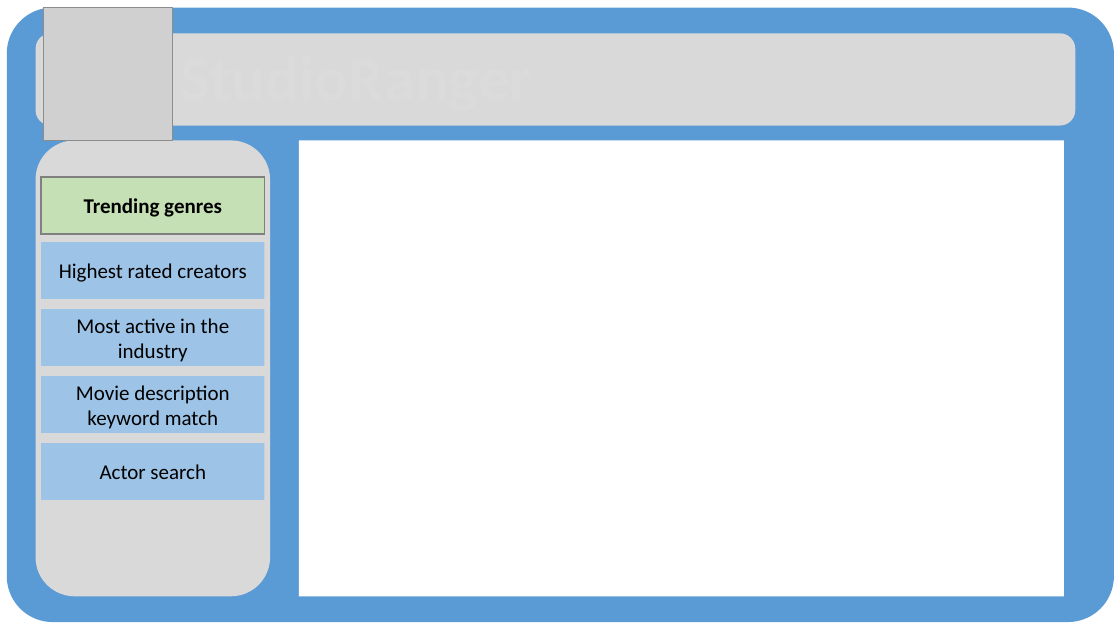
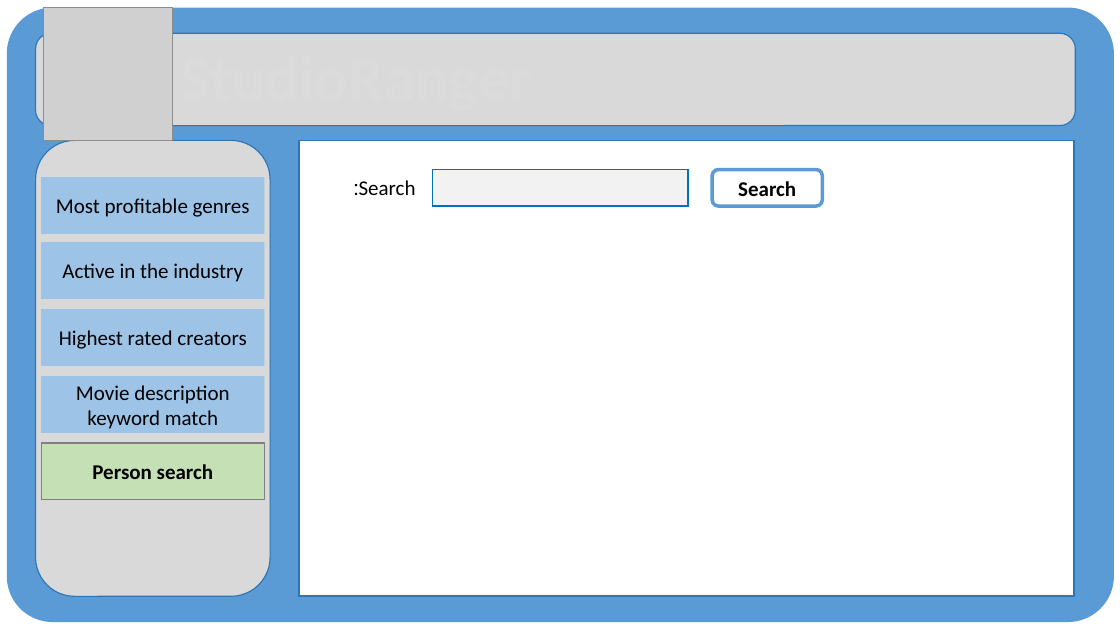
Before and after one commit to LiorDaSelior/db_hw_3, a slide deck: slide 8 of app_frontend_concept.pptx (slide 1 before the commit). Drawn at 1120x630 pixels with LibreOffice and Linux fonts; fonts in the diff are those of the drawing; grey boxes stand for pictures. Boxes give left, top, right and bottom in pixels: in the first picture for what was removed or moved away, otherwise in the second. Text is boxed around its words. In the diff, an @@ line names an element or a change of style, - is before the commit and + after.

```diff
--- a/app_frontend_concept.pptx
+++ b/app_frontend_concept.pptx
@@ rounded rectangle at [35, 34, 1075, 126]: outline none to #2E75B6 1 pt @@
@@ rounded rectangle at [35, 140, 270, 597]: outline none to #2E75B6 1 pt @@
@@ rectangle: place and size @@
-rectangle at [299, 140, 1065, 597]
+rectangle at [299, 140, 1074, 597]
@@ rectangle at [299, 140, 1074, 597]: outline none to #2E75B6 1.5 pt @@
@@ rectangle "Most profitable genres" at [41, 177, 265, 234]: fill #C5E0B4 to #9DC3E6; outline #808080 1.5 pt to none @@
@@ rectangle added at [342, 169, 427, 205], fill #FFFFFF, outline #FFFFFF 1 pt, 18 pt, text #000000 @@
+Search:
@@ rectangle added at [433, 170, 688, 206], fill #F2F2F2, outline #0070C0 1 pt @@
@@ rounded rectangle added at [712, 170, 823, 206], fill #FFFFFF, outline #5B9BD5 3 pt, 18 pt, text #000000, bold @@
+Search
@@ text in rectangle at [56, 198, 250, 217]: text changed; bold off @@
-Trending genres
+Most profitable genres
@@ rectangle "Active in the industry": place and size @@
-rectangle "Active in the industry" at [41, 309, 265, 366]
+rectangle "Active in the industry" at [41, 242, 265, 299]
@@ text in rectangle at [62, 263, 243, 282]: text changed @@
-Most active in the industry
+Active in the industry
@@ rectangle "Highest rated creators": place and size @@
-rectangle "Highest rated creators" at [41, 242, 265, 299]
+rectangle "Highest rated creators" at [41, 309, 265, 366]
@@ rectangle "Person search" at [41, 443, 265, 500]: fill #9DC3E6 to #C5E0B4; outline none to #808080 1 pt @@
@@ text in rectangle at [92, 464, 213, 479]: text changed; bold on @@
-Actor search
+Person search
```
Also in this commit, not shown: 8 slides added.
